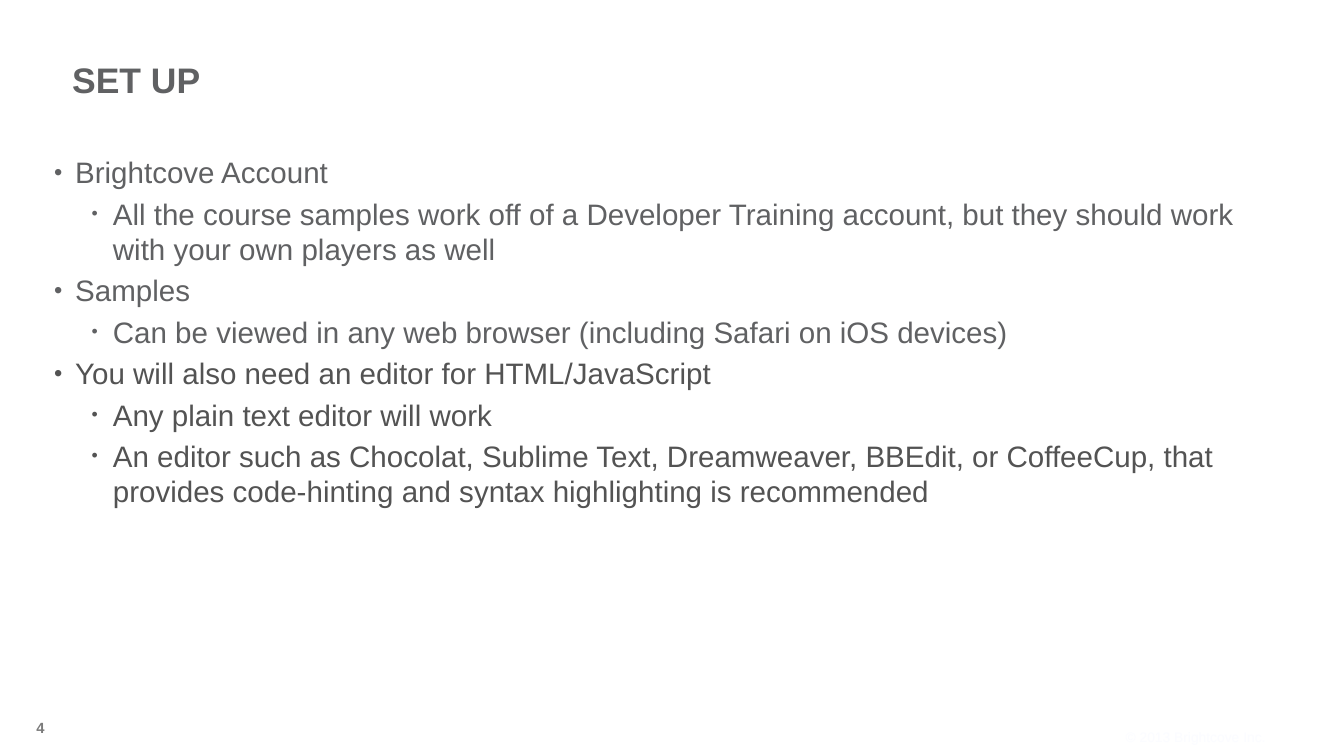
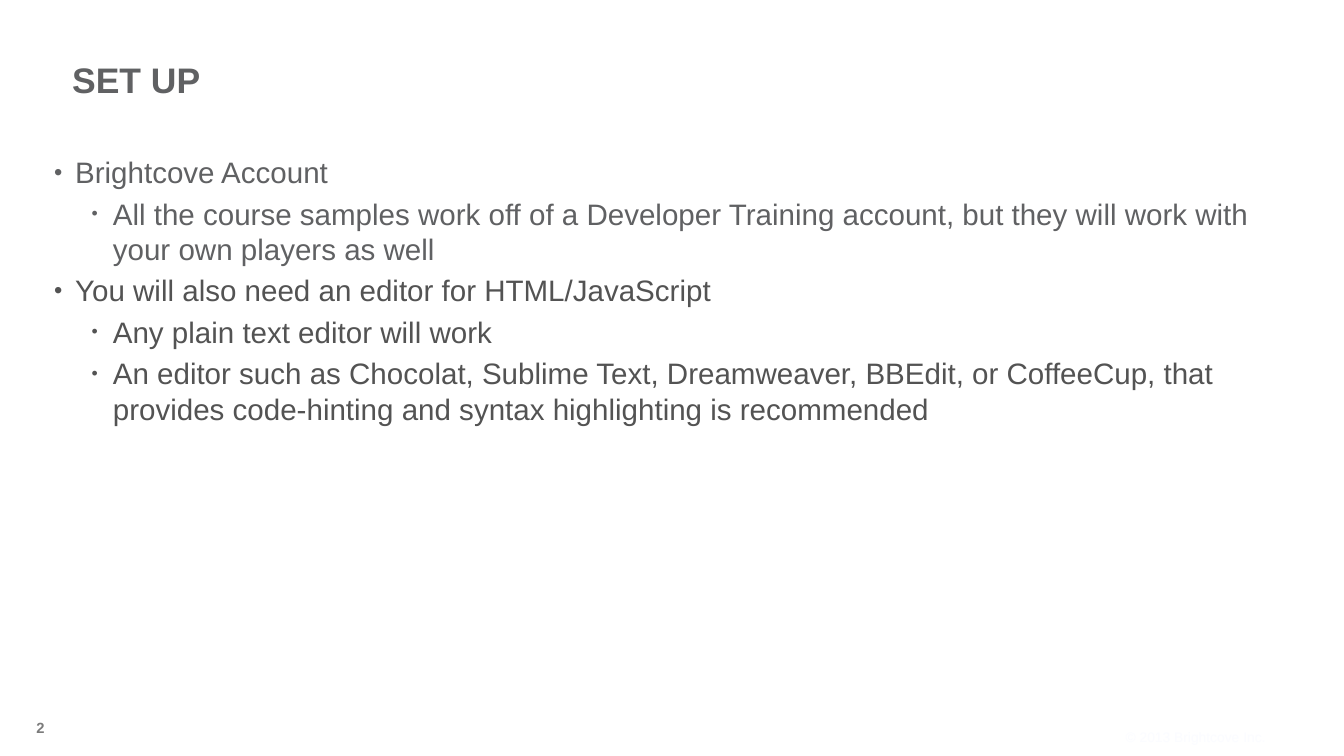
Before and after one commit to BrightcoveLearning/VideoCloudSmartPlayerAPI, a slide deck: slide 2 of VideoSessionsMaterials/v2-setting-up.pptx (slide 4 before the commit). Drawn at 1344x756 pixels with LibreOffice and Linux fonts; fonts in the diff are those of the drawing; background and template pictures are left out. Boxes give left, top, right and bottom in pixels: in the first picture for what was removed or moved away, otherwise in the second. Text is boxed around its words. In the diff, an @@ line names an element or a change of style, - is before the commit and + after.

```diff
--- a/VideoSessionsMaterials/v2-setting-up.pptx
+++ b/VideoSessionsMaterials/v2-setting-up.pptx
@@ text at [113,203,1247,266]: text changed @@
-  • All the course samples work off of a Developer Training account, but they should work with your own players as well
-• Samples
-  • Can be viewed in any web browser (including Safari on iOS devices)
+  • All the course samples work off of a Developer Training account, but they will work with your own players as well
@@ page number at [36,723,44,733]: text changed @@
-4
+2
```
Also in this commit, not shown: 2 slides added, 41 slides removed, 4 other files.
